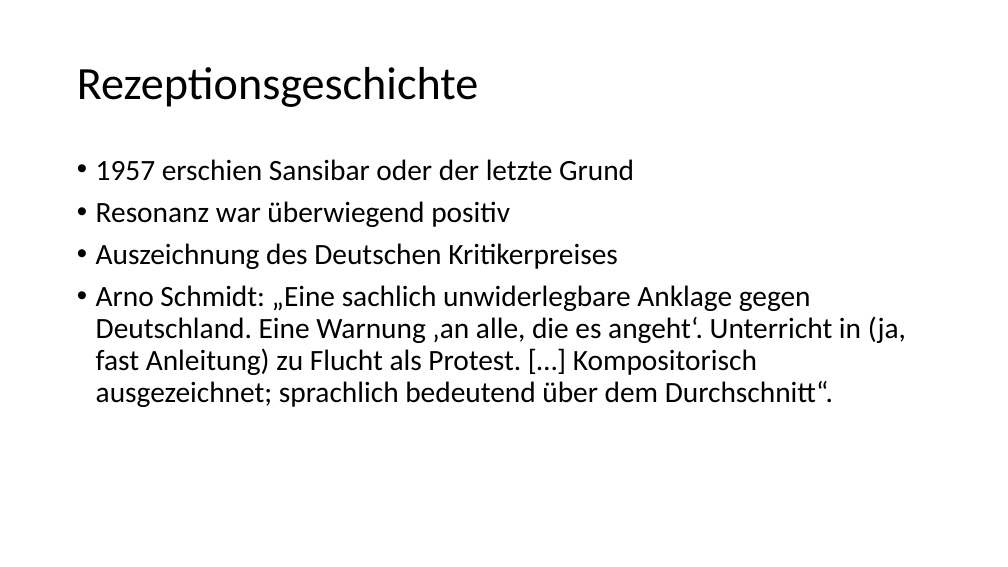
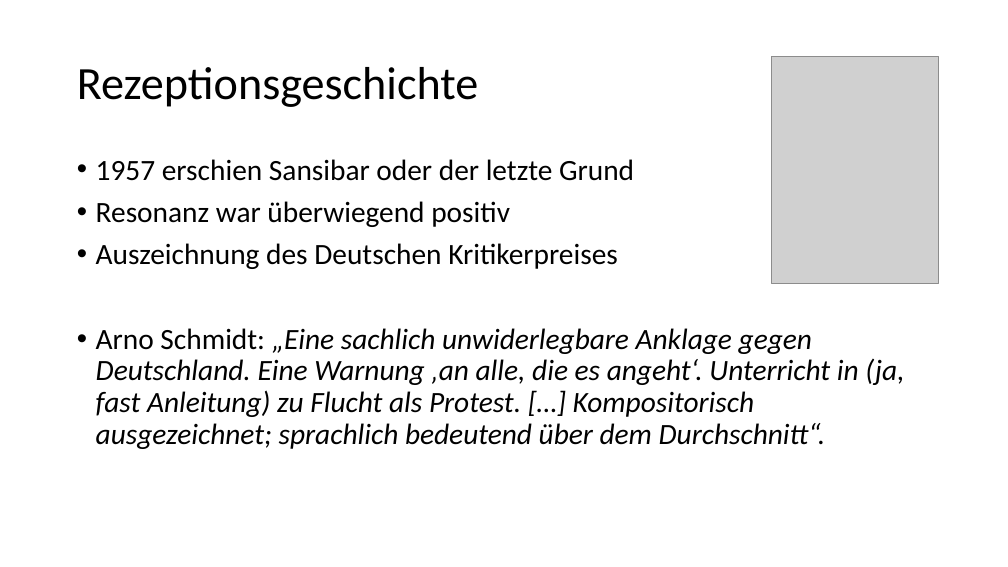
Before and after one commit to prulex9778/Deutsch-Vortrag, a slide deck: slide 5 of Powerpoint.pptx. Drawn at 1008x567 pixels with LibreOffice and Linux fonts; fonts in the diff are those of the drawing; grey boxes stand for pictures. Boxes give left, top, right and bottom in pixels: in the first picture for what was removed or moved away, otherwise in the second. Text is boxed around its words. In the diff, an @@ line names an element or a change of style, - is before the commit and + after.

```diff
--- a/Powerpoint.pptx
+++ b/Powerpoint.pptx
@@ picture added at [771, 56, 939, 284] @@
@@ text at [96, 328, 904, 449]: italic on in "„Eine sachlich unwiderlegbare Anklage gegen Deutschland. Ein ..." @@
```
